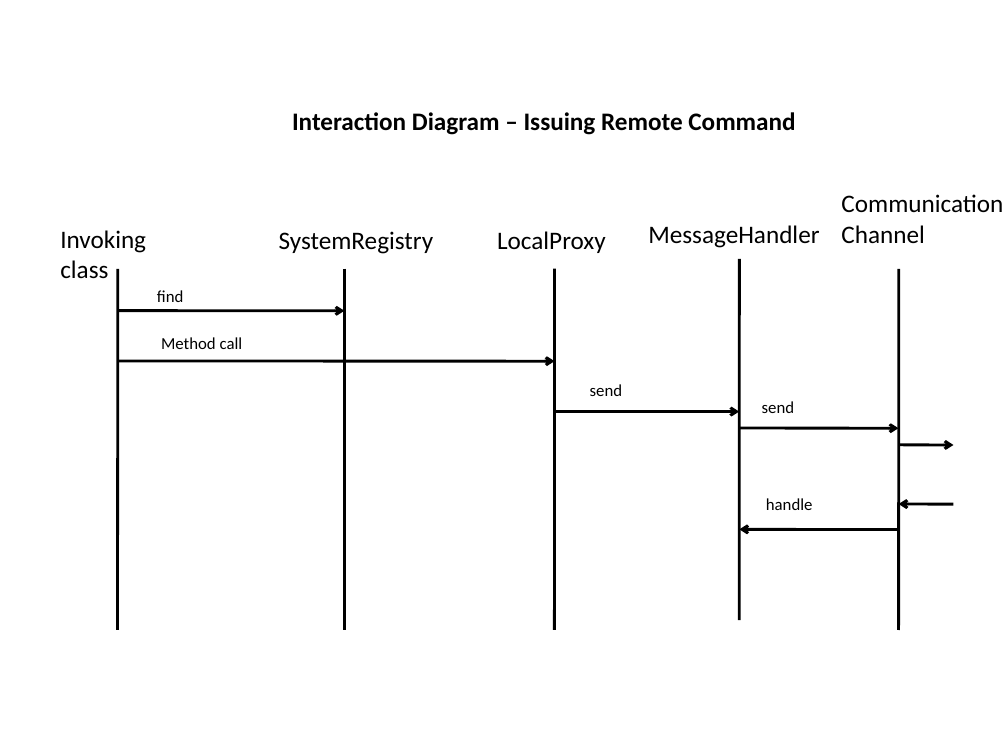
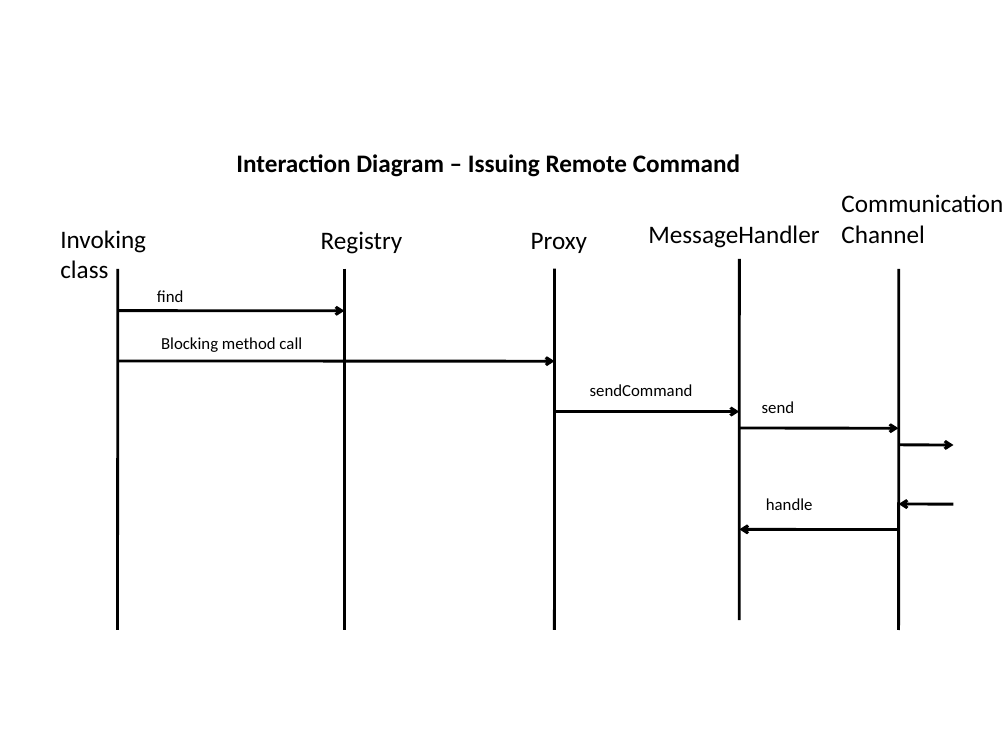
Before and after one commit to briankni/RPCPlayground, a slide deck: slide 2 of RPCPlayground/ClassDiagram.pptx. Drawn at 1008x756 pixels with LibreOffice and Linux fonts; fonts in the diff are those of the drawing. Boxes give left, top, right and bottom in pixels: in the first picture for what was removed or moved away, otherwise in the second. Text is boxed around its words. In the diff, an @@ line names an element or a change of style, - is before the commit and + after.

```diff
--- a/RPCPlayground/ClassDiagram.pptx
+++ b/RPCPlayground/ClassDiagram.pptx
@@ text "Interaction Diagram – Issuing Remote ..." moved from (x1=292, y1=112, x2=795, y2=135) to (x1=236, y1=154, x2=740, y2=177) @@
@@ text at (x1=321, y1=231, x2=403, y2=254): text changed @@
-SystemRegistry
+Registry
@@ text at (x1=531, y1=232, x2=587, y2=253): text changed @@
-LocalProxy
+Proxy
@@ text at (x1=161, y1=337, x2=302, y2=352): text changed @@
-Method call
+Blocking method call
@@ text at (x1=590, y1=384, x2=693, y2=396): text changed @@
-send
+sendCommand
```
Also in this commit, not shown: 3 other slides changed, 1 slide added, 4 other files.
